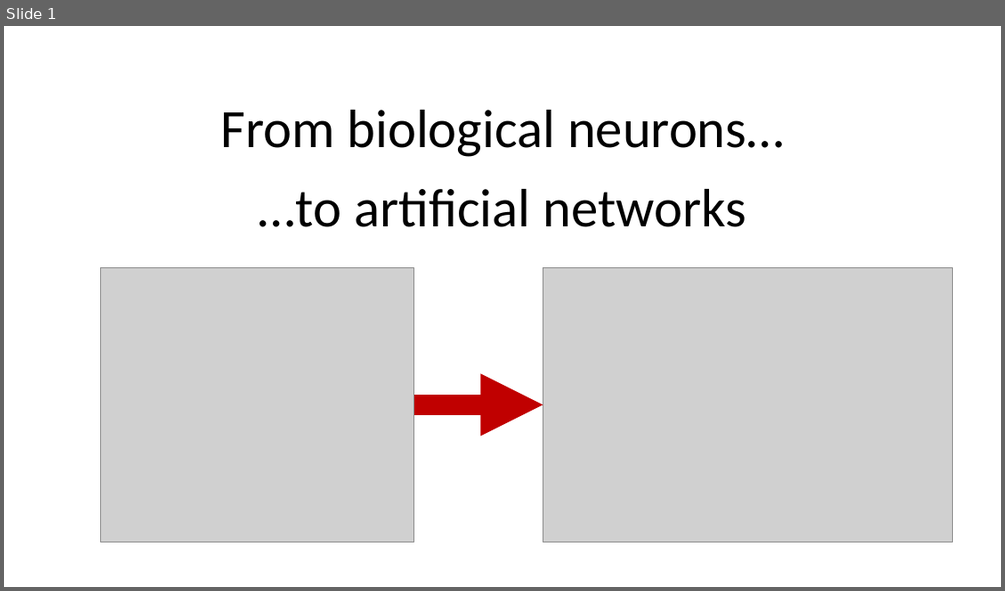
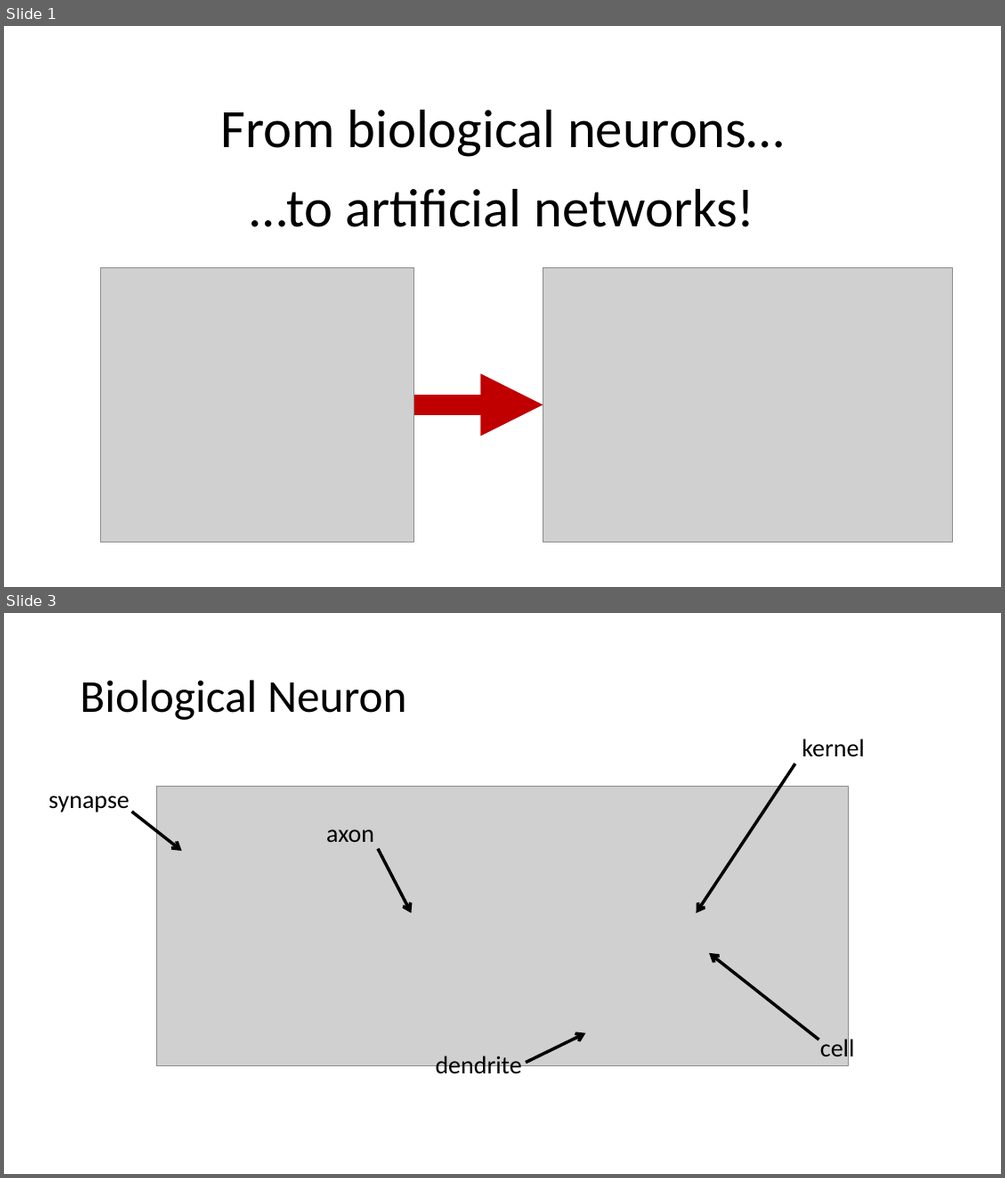
Before and after one commit to PRF-Development/DataAnalysisExtras, a slide deck: FromBiologyToComputers.pptx. Shown one above the other, each under a label of ours: slide 1 before the commit, slides 1 and 3 after it; the slides between them are not shown. The pictures are 1005x591 and 1005x1178 pixels, drawn with LibreOffice and Linux fonts; fonts in the diff are those of the drawing; grey boxes stand for pictures. Boxes give left, top, right and bottom in pixels: in the first picture for what was removed or moved away, otherwise in the second. Text is boxed around its words. In the diff, an @@ line names an element or a change of style, - is before the commit and + after.

Commit message:
added bio neuron intro slide

```diff
--- a/FromBiologyToComputers.pptx
+++ b/FromBiologyToComputers.pptx
@@ slide 3 added at (x1=4, y1=613, x2=1001, y2=1174), background #FFFFFF @@
@@ title added at (x1=80, y1=680, x2=407, y2=720), 44 pt, text #000000 @@
+Biological Neuron
@@ text added at (x1=801, y1=738, x2=865, y2=757), 24 pt, text #000000 @@
+kernel
@@ arrow added from (795, 763) to (696, 913), #000000 3 pt @@
@@ text added at (x1=48, y1=795, x2=129, y2=812), 24 pt, text #000000 @@
+synapse
@@ picture added at (x1=156, y1=787, x2=849, y2=1066) @@
@@ arrow added from (132, 811) to (182, 851), #000000 3 pt @@
@@ text added at (x1=326, y1=829, x2=374, y2=842), 24 pt, text #000000 @@
+axon
@@ arrow added from (378, 849) to (412, 913), #000000 3 pt @@
@@ arrow added from (819, 1039) to (709, 953), #000000 3 pt @@
@@ arrow added from (526, 1062) to (586, 1033), #000000 3 pt @@
@@ text added at (x1=820, y1=1036, x2=855, y2=1062), 24 pt, text #000000 @@
+cell
@@ text added at (x1=436, y1=1055, x2=522, y2=1079), 24 pt, text #000000 @@
+dendrite
@@ slide 1 changed as well @@
@@ subtitle at (x1=250, y1=189, x2=754, y2=227): text changed @@
-…to artificial networks
+…to artificial networks!
```
Also in this commit, not shown: 5 other slides added.
